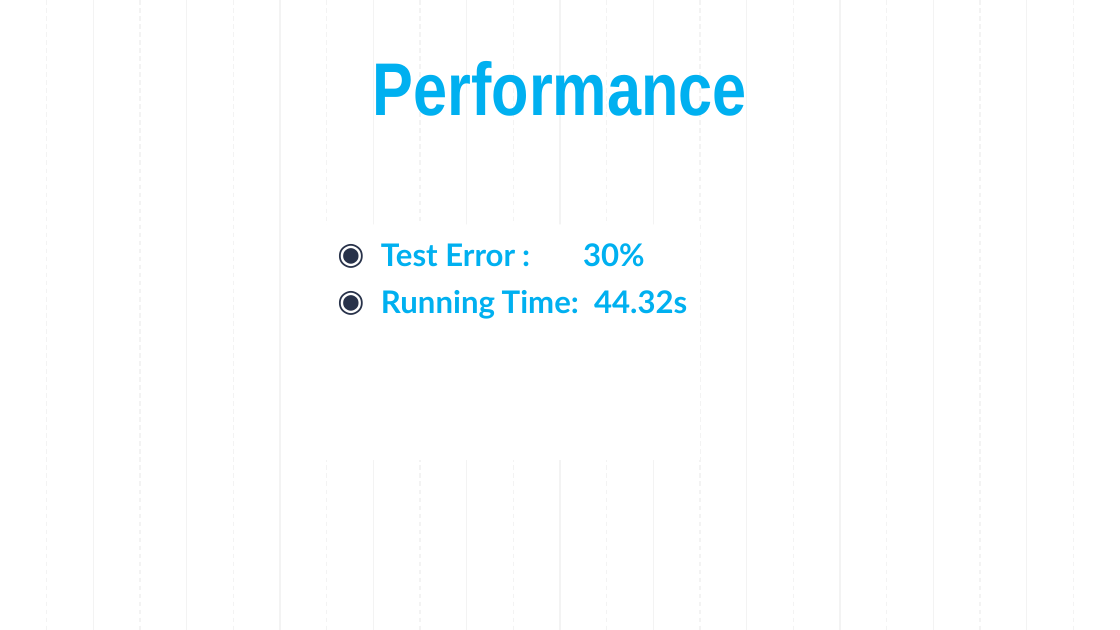
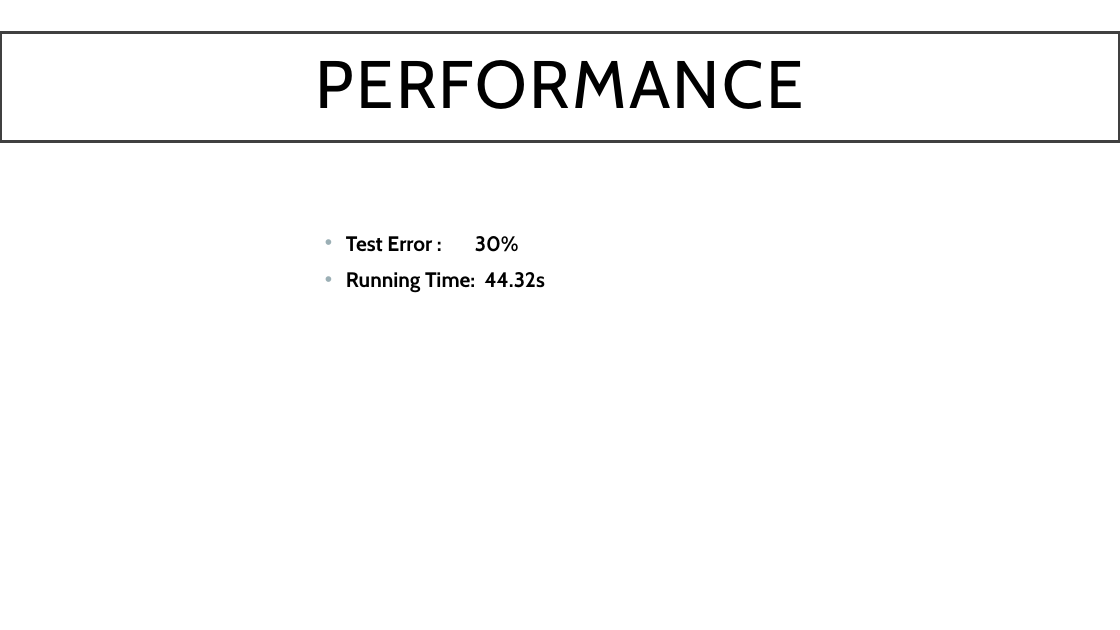
Before and after one commit to JingyiWang3/Predictive-Analytics-on-Image-Data, a slide deck: slide 5 of doc/Group9_Presentation.pptx. Drawn at 1120x630 pixels with LibreOffice and Linux fonts; fonts in the diff are those of the drawing. Boxes give left, top, right and bottom in pixels: in the first picture for what was removed or moved away, otherwise in the second. Text is boxed around its words. In the diff, an @@ line names an element or a change of style, - is before the commit and + after.

```diff
--- a/doc/Group9_Presentation.pptx
+++ b/doc/Group9_Presentation.pptx
@@ group removed at <box>47,0,1073,630</box>: 23 lines @@
@@ title "PERFORMANCE": place and size @@
-title "PERFORMANCE" at <box>373,61,747,116</box>
+title "PERFORMANCE" at <box>0,32,1120,141</box>
@@ title "PERFORMANCE" at <box>0,32,1120,141</box>: vertical alignment bottom to middle; fill none to #FFFFFF; outline none to #404040 2.5 pt @@
@@ title at <box>316,60,803,109</box>: text changed; size 48 to 43.2 pt; font Arial Narrow to Cabin; text colour #00B0F0 to #000000; bold off @@
-Performance
+PERFORMANCE
@@ text "Test Error : 30%" at <box>346,236,545,293</box>: size 20 to 13.5 pt, font Lato to Cabin, text colour #00B0F0 to #000000; bullet ◉ to •; more space between paragraphs; bullet colour #28324A to #9BAFB5 @@
```
Also in this commit, not shown: 18 other slides changed, 1 other file.
